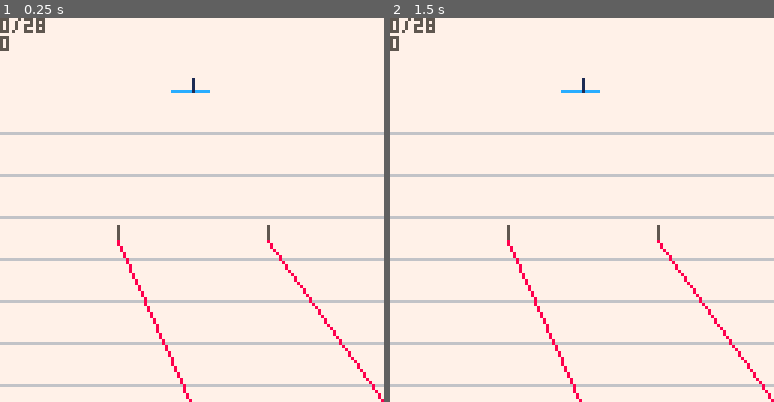
Above: before the commit, frames 1-2 (left to right).
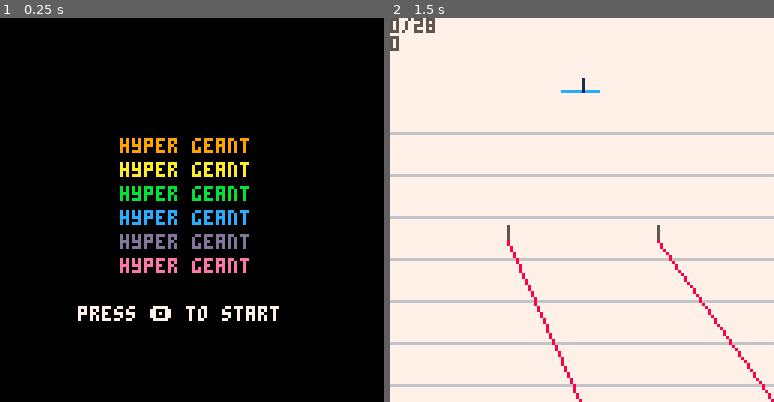
Above: after the commit, the same moments.

Repository: DoubleSec/hyper-geant
Game: PICO-8 cartridge maptest.p8
Two runs of this game, one before a commit and one after it. Both use one fixed random seed, a clock stepped at 60 frames per second and the inputs below.
Inputs:
- Up to frame 1 (0.25 s): no input
- Up to frame 2 (1.5 s): tap X (X key) at 0.33, 1.07 s; tap O (Z key) at 0.7 s

The runs differ from the first frame. In frame 1, 99% of the frame differs, in the area x 0-100%, y 0-100%; in frame 2, nothing differs.

Commit message:
initial title screen

Diff:
--- a/maptest.p8
+++ b/maptest.p8
@@ -3,10 +3,12 @@
 __lua__
 function _init()
 
+ pal()
+
  -- create initial state
- game = game_state:new({})
+ init_state = menu_state:new({})
 
- st = state_machine:new(game)
+ st = state_machine:new(init_state)
 
 end
 
@@ -26,6 +28,7 @@
 #include downhill.lua
 #include terrain.lua
 #include states.lua
+#include menu.lua
 
 __gfx__
 00000000777777770000000000000000008885000000000000000000000000000000000000000000000000000000000000000000000000000000000000000000
--- /dev/null
+++ b/menu.lua
@@ -0,0 +1,67 @@
+-- since we don't have fancy string operations, we have to do this nonsense
+course_name = {
+
+ lookup = {
+  a = 1, b = 2, c = 3, d = 4,
+  e = 5, f = 6, g = 7, h = 8,
+  i = 9, j = 10, k = 11, l = 12,
+  m = 13, n = 14, o = 15, p = 16,
+  q = 17, r = 18, s = 19, t = 20,
+  u = 21, v = 22, w = 23, x = 24,
+  y = 25, z = 26
+ },
+
+ new = function(self, letters)
+  n = {}
+  setmetatable(n, course_name)
+
+  -- this is a list
+  if count(letters) == 0 then
+
+   -- make a reverse lookup table
+   rev = {}
+   for k, v in pairs(self.lookup) do
+    rev[v] = k
+   end
+
+   n.letters = {}
+   for i=1,5 do
+    add(n.letters, 1 + flr(rnd(26)))
+   end
+
+  else
+   n.letters = letters
+  end
+
+  return n
+ end,
+
+ -- turn the course name into a number
+ to_num = function(self)
+
+  t = {}
+
+  -- fill in spaces
+  for k, v in pairs(self.letters) do
+   if v == ' ' then
+    t[k] = 'a'
+   else
+    t[k] = v
+   end
+  end
+
+  return t[1] * 1000 + t[2] * 100 + t[3] * 10 + t[4] + t[5] * 0.1
+ end,
+
+ to_str = function(self)
+
+  res = ''
+
+  for i in all(self.letters) do
+   res = res..i
+  end
+
+  return res
+ end
+}
+course_name.__index = course_name
--- a/player_class.lua
+++ b/player_class.lua
@@ -29,6 +29,9 @@
   new_p.d_vy = 0
 
   new_p.tuck = 0
+
+  new_p.drag_dvx = 0
+  new_p.drag_dvy = 0
 
   -- draw information
   new_p.x = 64
--- a/states.lua
+++ b/states.lua
@@ -5,7 +5,7 @@
  --  initial state
  new = function(self, init_state)
 
-  new_sm = {}
+  local new_sm = {}
   setmetatable(new_sm, state_machine)
 
   new_sm.state = init_state
@@ -20,7 +20,7 @@
  -- update and draw are pretty obvious
 
  update = function(self)
-  self.state:update()
+  self.state:update(self)
  end,
 
  draw = function(self)
@@ -31,8 +31,9 @@
  --  the constructor of the new state. any necessary messages or data that need
  --  to be passed are handled by the persistent attribute of the state machine.
  switch = function(self, to)
-  state:del(self.persistent)
-  state = to:new(self.persistent)
+  self.state:del(self.persistent)
+  self.state = to:new(self.persistent)
+  --printh(self.state.name)
  end
 }
 
@@ -41,20 +42,60 @@
 -- menu state class
 menu_state = {
 
+ name = 'menu',
+
  new = function(self, init_table)
+
+  local n = {}
+  setmetatable(n, menu_state)
+
+  n.cn = course_name:new({})
+  n.step = 0
+  n.color_step = 0
+
+  return n
 
  end,
 
- update = function(self)
+ update = function(self, sm)
+
+  -- listen for control
+  if btnp(4) then
+   sm:switch(game_state)
+  end
 
  end,
 
  draw = function(self)
 
+  cls()
+
+  print('hyper geant', 40, 40, 9)
+  print('hyper geant', 40, 48, 10)
+  print('hyper geant', 40, 56, 11)
+  print('hyper geant', 40, 64, 12)
+  print('hyper geant', 40, 72, 13)
+  print('hyper geant', 40, 80, 14)
+
+  print('press \142 to start', 26, 96, 7)
+
+  self.step = (self.step + 1) % 60
+
+  if self.step == 59 then
+   pal(9, 9 + (self.color_step + 5) % 6)
+   pal(10, 9 + (self.color_step) % 6)
+   pal(11, 9 + (self.color_step + 1) % 6)
+   pal(12, 9 + (self.color_step + 2) % 6)
+   pal(13, 9 + (self.color_step + 3) % 6)
+   pal(14, 9 + (self.color_step + 4) % 6)
+   self.color_step = (self.color_step + 1) % 6
+  end
+
  end,
 
  del = function(self, store_table)
-
+  store_table["cn"] = self.cn
+  pal()
  end
 }
 menu_state.__index = menu_state
@@ -62,10 +103,12 @@
 -- game state class
 game_state = {
 
+ name = "game",
+
  new = function(self, init_table)
 
   -- create the new instance
-  n = {}
+  local n = {}
   setmetatable(n, game_state)
 
   -- initialize the object table
@@ -86,7 +129,7 @@
   return n
  end,
 
- update = function(self)
+ update = function(self, sm)
 
   self.objs.p1:update(self.objs.ter)
   self.objs.course:update(self.objs.p1)
